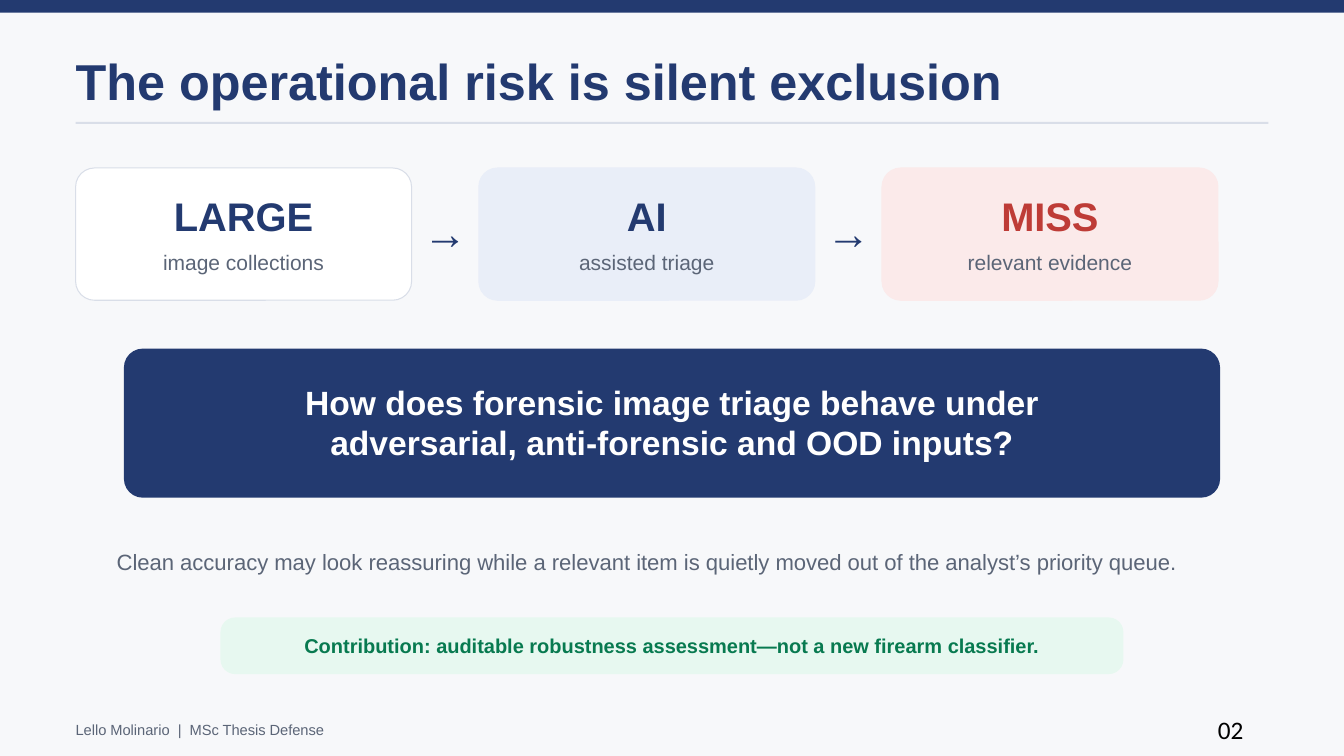
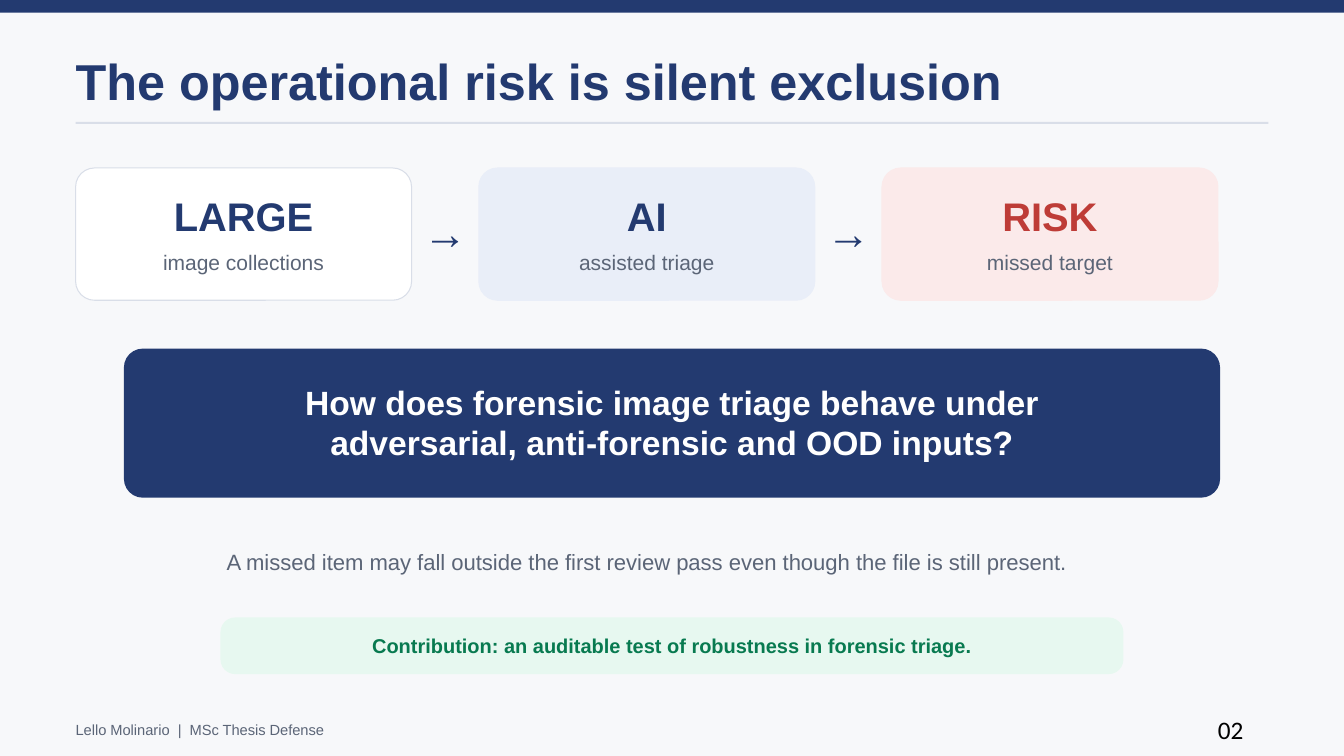
Before and after one commit to lmolinario/Molinario_Thesis_Defense_2026, a slide deck: slide 2 of Molinario_Thesis_Defense_2026.pptx. Drawn at 1344x756 pixels with LibreOffice and Linux fonts; fonts in the diff are those of the drawing. Boxes give left, top, right and bottom in pixels: in the first picture for what was removed or moved away, otherwise in the second. Text is boxed around its words. In the diff, an @@ line names an element or a change of style, - is before the commit and + after.

```diff
--- a/Molinario_Thesis_Defense_2026.pptx
+++ b/Molinario_Thesis_Defense_2026.pptx
@@ text at (1002,203,1097,232): text changed @@
-MISS
+RISK
@@ text at (987,255,1113,275): text changed @@
-relevant evidence
+missed target
@@ text at (227,554,1066,575): text changed @@
-Clean accuracy may look reassuring while a relevant item is quietly moved out of the analyst’s priority queue.
+A missed item may fall outside the first review pass even though the file is still present.
@@ text at (372,638,971,657): text changed @@
-Contribution: auditable robustness assessment—not a new firearm classifier.
+Contribution: an auditable test of robustness in forensic triage.
```
Also in this commit, not shown: 18 other slides changed, 1 slide added, 1 slide removed, 1 other file.
